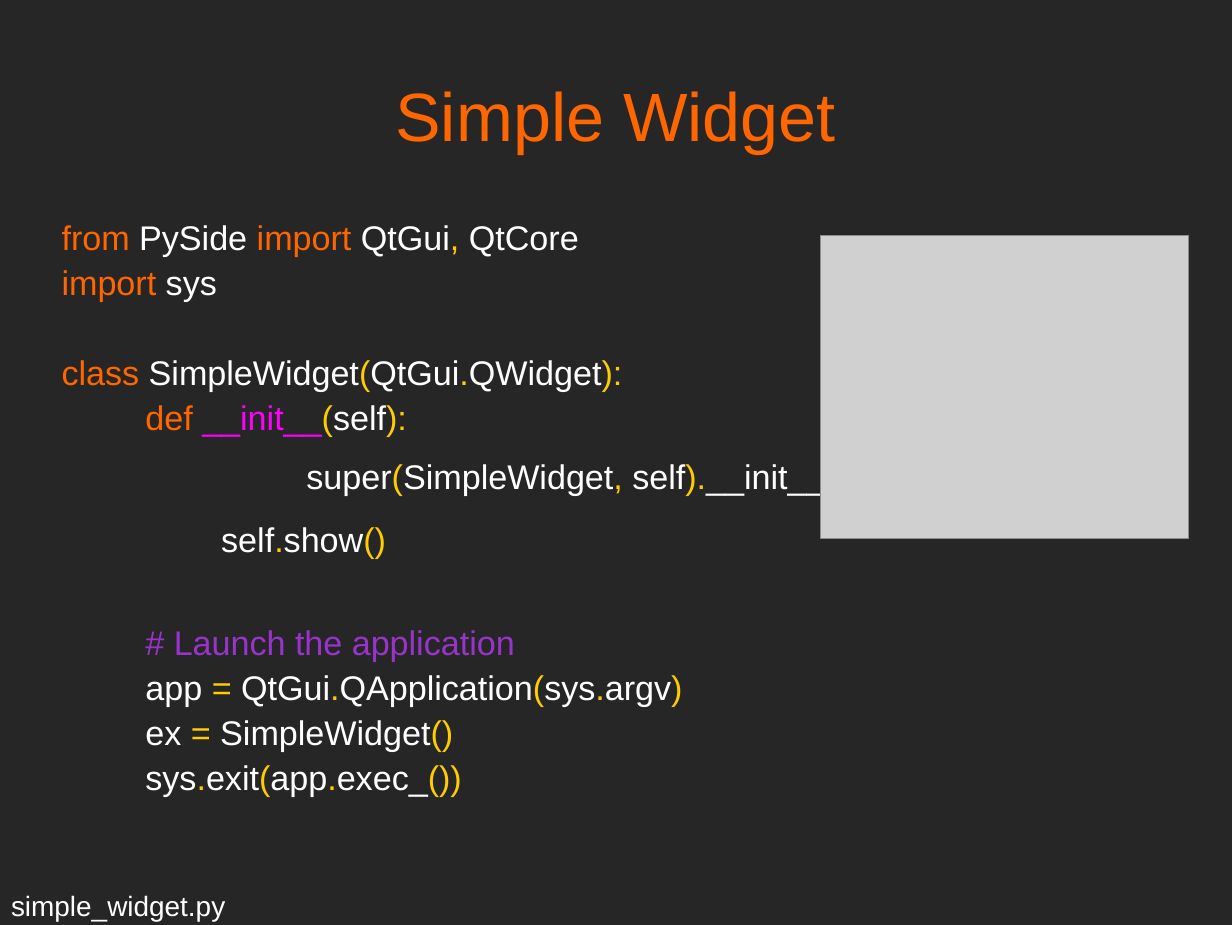
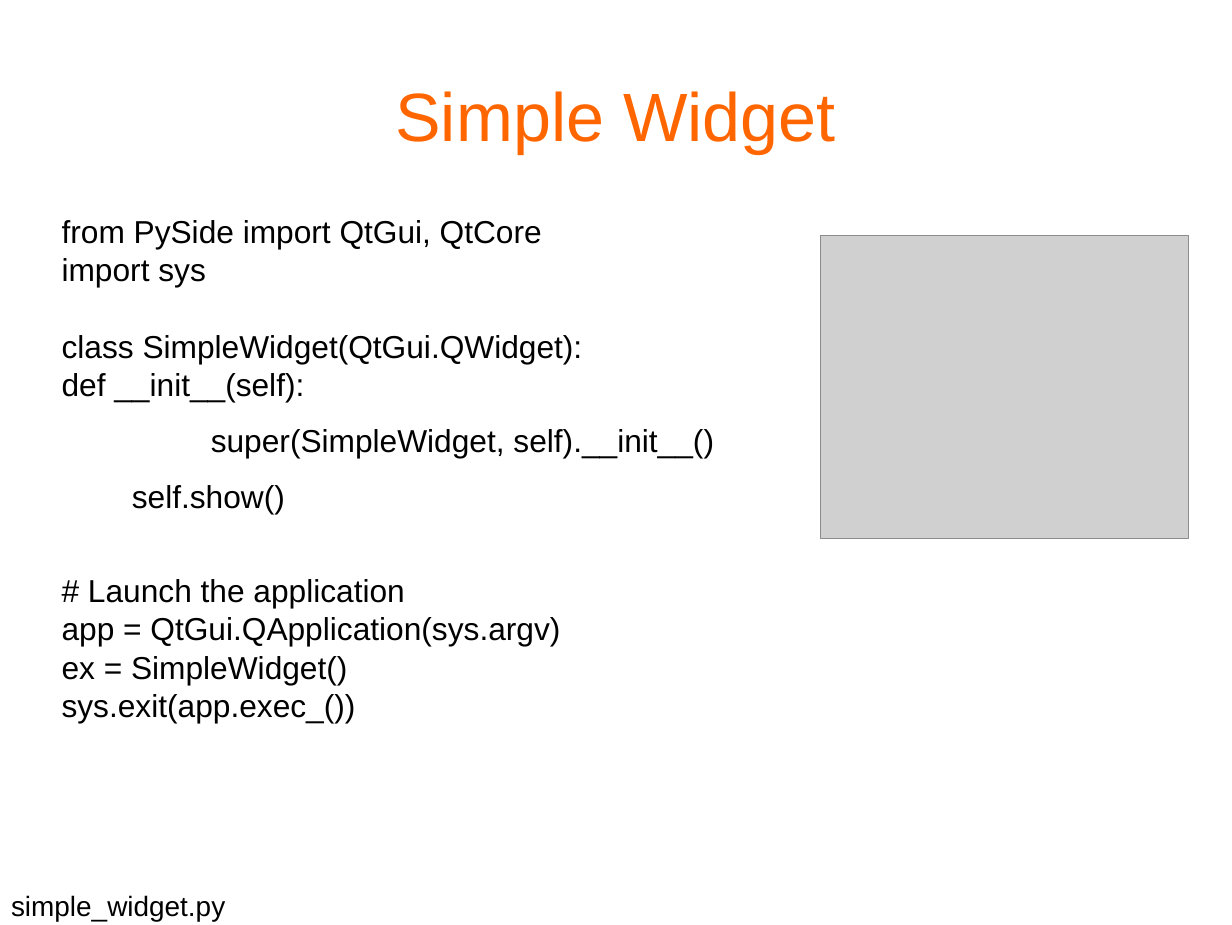
Before and after one commit to mfarhan12/qt-presentation, a slide deck: slide 6 of OPAG QT Presentation.odp. Drawn at 1232x925 pixels with LibreOffice and Linux fonts; fonts in the diff are those of the drawing; grey boxes stand for pictures. Boxes give left, top, right and bottom in pixels: in the first picture for what was removed or moved away, otherwise in the second. Text is boxed around its words. In the diff, an @@ line names an element or a change of style, - is before the commit and + after.

```diff
--- a/OPAG QT Presentation.odp
+++ b/OPAG QT Presentation.odp
@@ background #262626 to #FFFFFF @@
@@ text "from PySide import QtGui, QtCore" at <box>62,220,714,723</box>: size 22 to 20.4 pt; text colour #FF6600 to #000000 in "from import", "import", "class", "def"; text colour #FFFFFF to #000000 in "PySide QtGui, QtCore", "sys", "SimpleWidget(QtGui.QWidget):", "__init__(self):" and 5 more places; text colour #FFCC00 to #000000 in "QtGui,", "SimpleWidget(QtGui.QWidget):", "__init__(self):", "super(SimpleWidget, self).__init__()" and 4 more places; text colour #FF00FF to #000000 in "__init__(self):"; text colour #9933CC to #000000 in "# Launch the application"; line spacing 1 to 0.9; indent changed; more space between paragraphs @@
@@ text "simple_widget.py" at <box>11,895,225,921</box>: text colour #FFFFFF to #000000 @@
```
Also in this commit, not shown: 29 other slides changed, 12 other files.
